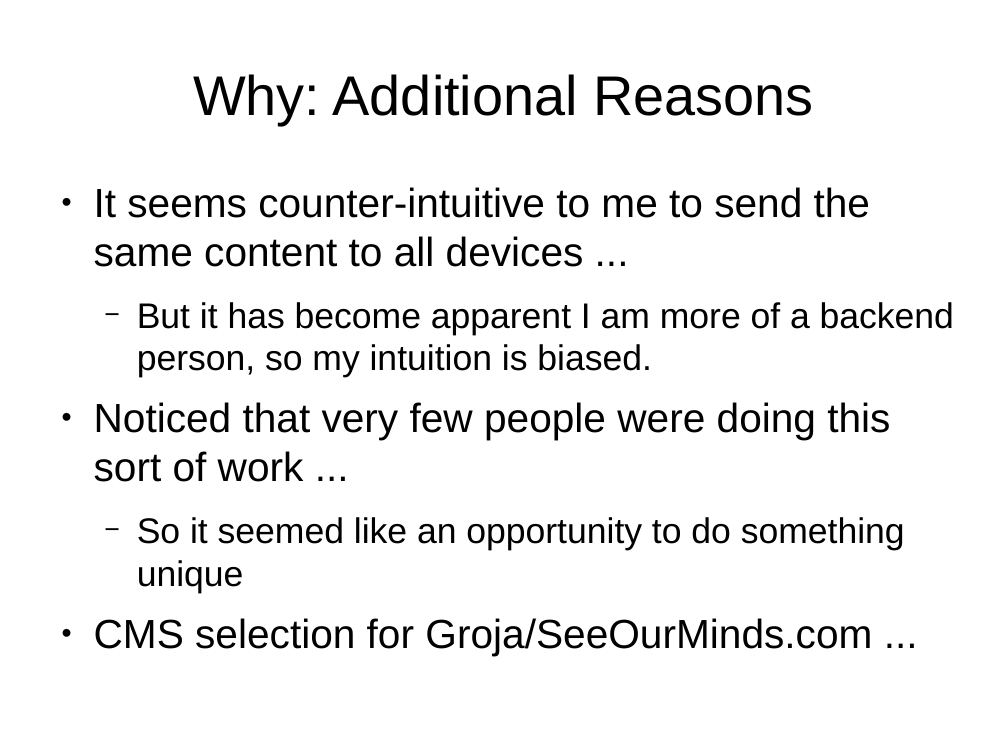
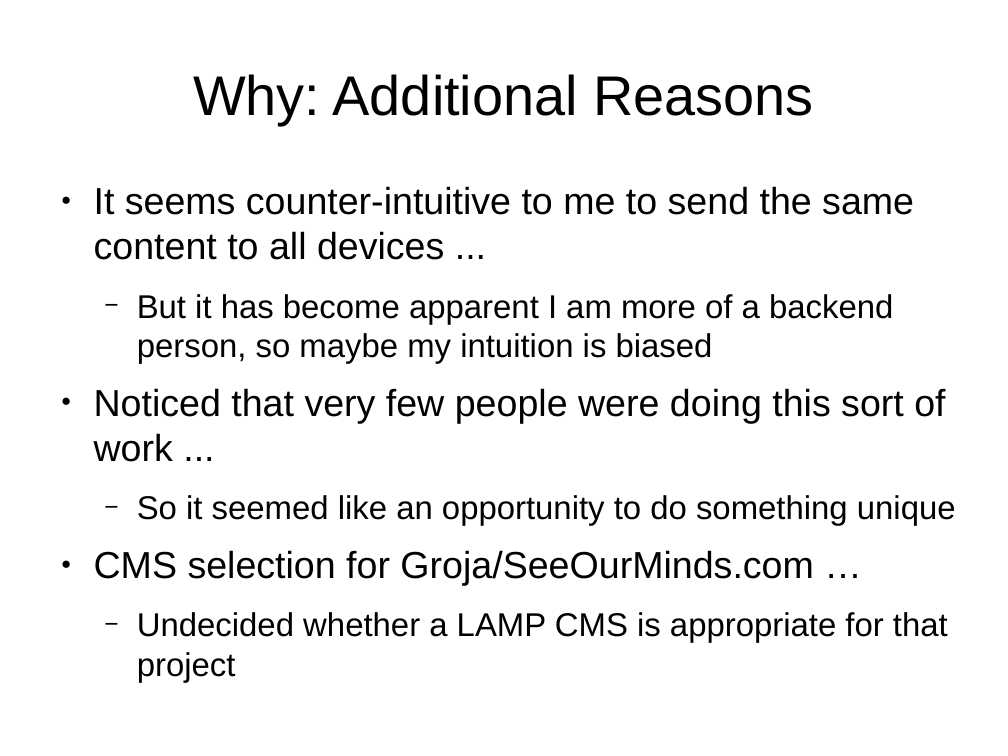
Before and after one commit to tomwhartung/jmws_accoutrements, a slide deck: slide 5 of presentations/2016_07-Drupal/9-slides.odp. Drawn at 1008x756 pixels with LibreOffice and Linux fonts; fonts in the diff are those of the drawing. Boxes give left, top, right and bottom in pixels: in the first picture for what was removed or moved away, otherwise in the second. Text is boxed around its words. In the diff, an @@ line names an element or a change of style, - is before the commit and + after.

```diff
--- a/presentations/2016_07-Drupal/9-slides.odp
+++ b/presentations/2016_07-Drupal/9-slides.odp
@@ text at box(94, 186, 956, 526): size 32 to 29.6 pt in "It seems counter-intuitive to me to send ...", "Noticed that very few people were doing ..."; size 28 to 25.9 pt in "So it seemed like an opportunity to ..." @@
@@ text at box(137, 294, 893, 364): text changed; size 28 to 25.9 pt @@
-  − But it has become apparent I am more of a backend person, so my intuition is biased.
+  − But it has become apparent I am more of a backend person, so maybe my intuition is biased
@@ text at box(94, 550, 948, 682): text changed; size 32 to 25.9 pt @@
-● CMS selection for Groja/SeeOurMinds.com ...
+● CMS selection for Groja/SeeOurMinds.com …
+  − Undecided whether a LAMP CMS is appropriate for that project
```
Also in this commit, not shown: 5 other slides changed.
